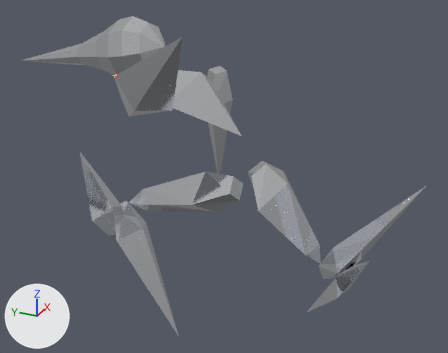
Before and after pictures for a commit that changed the Blender file art/mercury.blend.
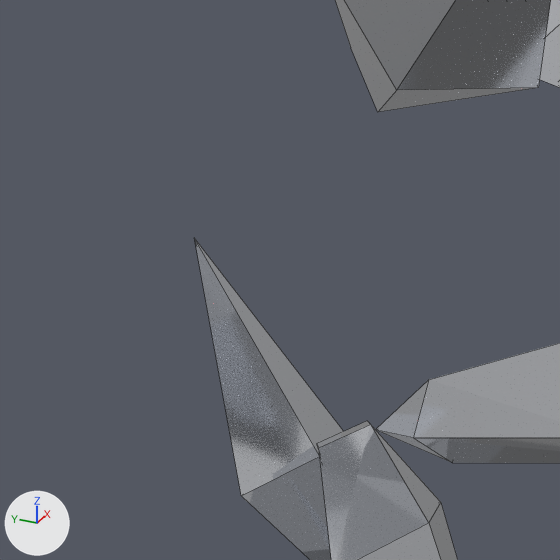
The first picture shows the older version from a camera (50 mm lens) standing at (-2.75, -1.11, 1.88) and looking at (-0.01, 0.12, 0.51). The close-ups show the older and then the newer version on the part from 6% to 40% of the width and 25% to 67% of the height of that picture. Only the edits that show in the close-ups are written down. Lighting does not change. The marker at lower left points along +X, +Y and +Z. The close-ups show mesh edges as thin lines.

The scene before the commit, as lines of its bpy script (objects in view):
```python
me_arm_l = bpy.data.meshes.new('arm_L')
me_arm_l.from_pydata(...)  # 9 vertices, 9 faces; spans x -0.14..0.14, y -0.09..0.09, z -0.8..-0.04
me_arm_l.materials.append(mat_metal)  # white #e7eaef
me_shin_l = bpy.data.meshes.new('shin_L')
me_shin_l.from_pydata(...)  # 15 vertices, 17 faces; spans x -0.15..0.15, y -0.08..0.16, z -0.84..0.36
me_shin_l.materials.append(mat_metal)  # white #e7eaef
# before: 9 (0.14, 0.11, -0.02), 10 (0.0, 0.16, -0.02), 11 (-0.14, 0.11, -0.02) at pixel (241, 495), 12 (0.0, 0.06, -0.02) at pixel (319, 456), 13 (0.0, 0.11, -0.26)
me_thigh_l = bpy.data.meshes.new('thigh_L')
me_thigh_l.from_pydata(...)  # 13 vertices, 13 faces; spans x -0.21..0.21, y -0.11..0.11, z -0.68..0.0
me_thigh_l.materials.append(mat_metal)  # white #e7eaef
ob_arm_l = bpy.data.objects.new('arm_L', me_arm_l)
ob_arm_l.parent = ob_chest
ob_arm_l.location = (-0.46, 0.0, 0.42)
ob_arm_l.rotation_euler = (-0.96, 1.222, 0.0)  # degrees (-55, 70, 0)
ob_shin_l = bpy.data.objects.new('shin_L', me_shin_l)
ob_shin_l.parent = ob_thigh_l
ob_shin_l.location = (0.0, 0.0, -0.74)
ob_shin_l.rotation_euler = (-1.745, 0.0, 0.0)  # degrees (-100, 0, 0)
ob_thigh_l = bpy.data.objects.new('thigh_L', me_thigh_l)
ob_thigh_l.parent = ob_hips
ob_thigh_l.location = (-0.14, 0.0, -0.06)
ob_thigh_l.rotation_euler = (1.396, 0.105, 0.0)  # degrees (80, 6, 0)
# also in view: 'chest' at (0.0, 0.25, 0.9)
```
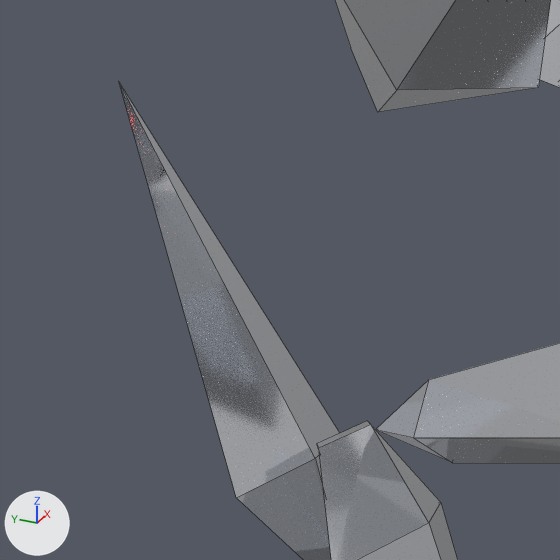
Boxes [x1, y1, x2, y2] around the edits, measured in the close-ups (560 x 560 px; the box of a moved part takes in the faces that stretch with it):
'shin_L', reshaped
    before: [194, 238, 457, 560]
    after: [119, 83, 457, 560]
part 1 of me_shin_l, moved or reshaped
    before: [194, 238, 344, 560]
    after: [119, 83, 340, 560]

What the commit changed:
me_shin_l is used by ob_shin_l; parent ob_thigh_l; location (0.0, 0.0, -0.74); rotation (-1.745, 0.0, 0.0), in degrees (-100, 0, 0).
me_shin_l had 15 vertices, 17 faces and spanned x -0.15..0.15, y -0.08..0.16, z -0.84..0.36.
me_shin_l now has 15 vertices, 17 faces and spans x -0.15..0.15, y -0.08..0.17, z -0.84..0.62.
Part 1, on me_shin_l:
Vertices 9 to 13 of me_shin_l move by (0.0, 0.01, 0.0).
Vertex 14 of me_shin_l moves from (0.0, 0.11, 0.36) at pixel (194, 237) to (0.0, 0.12, 0.62) at pixel (118, 81).
